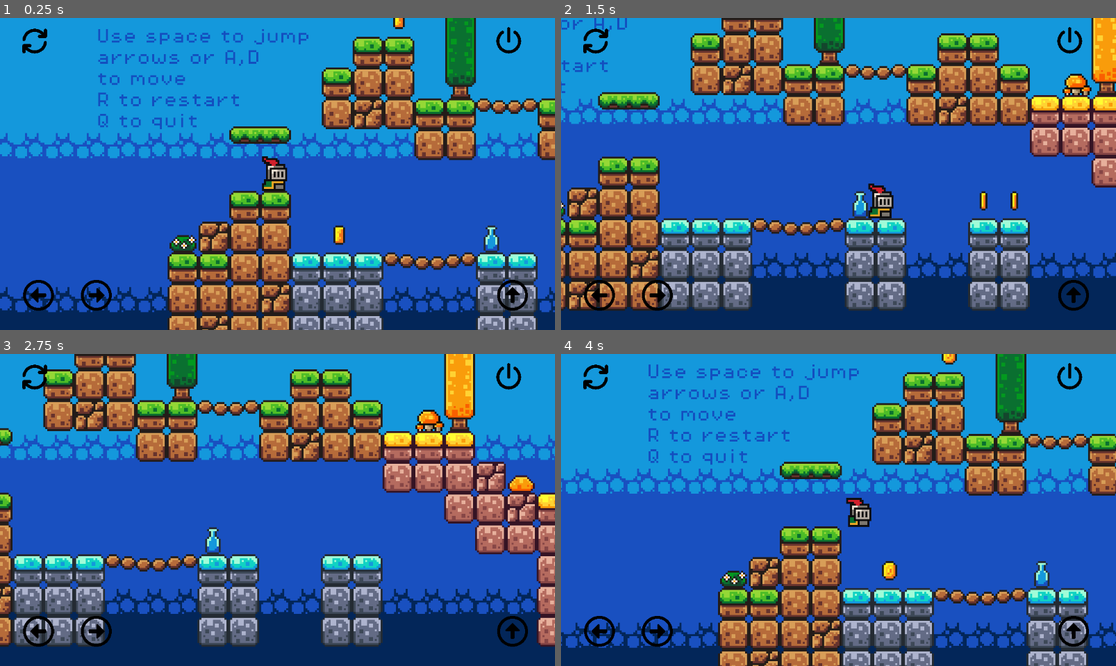
Above: before the commit, frames 1-4 (two rows, left to right).
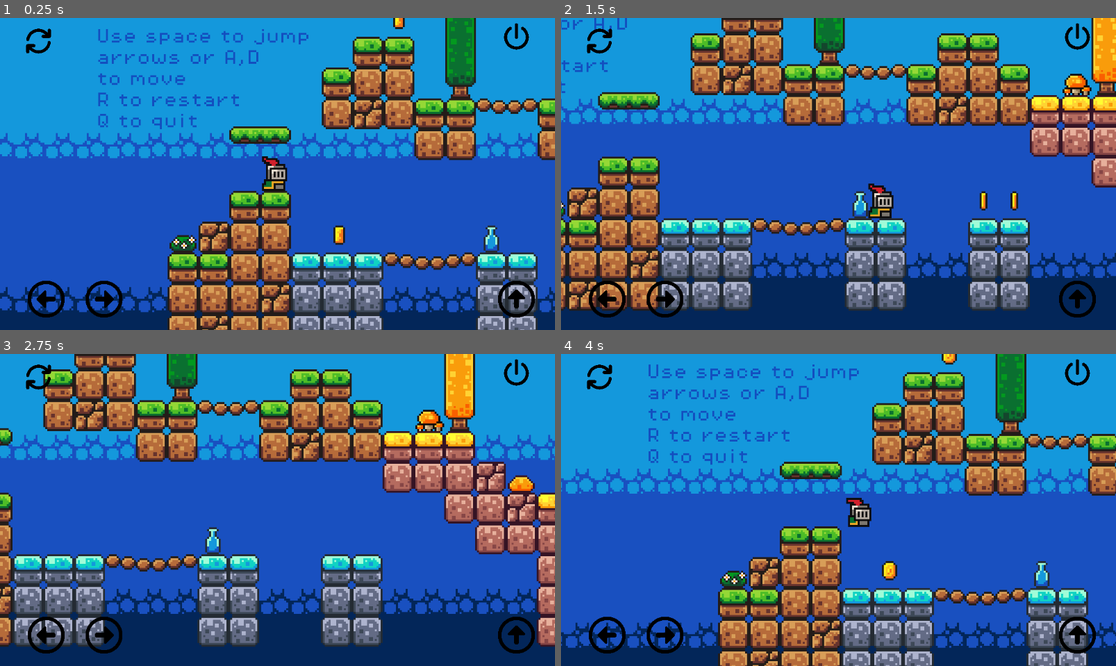
Above: after the commit, the same moments.

Repository: fillumina/brickjumper
Game: Godot game, scene res://scenes/game.tscn
Same seed, same stepped clock (60 frames per second), same inputs: the game is played once before the commit and once after it.
Inputs:
- Up to frame 1 (0.25 s): no input
- Up to frame 2 (1.5 s): hold Right (move_right) from 0.53 s (still down); tap Space (jump) at 0.77 s
- Up to frame 3 (2.75 s): tap Space (jump) at 1.52 s; release Right (move_right) at 2.03 s; hold Left (move_left) from 2.03 s (still down)
- Up to frame 4 (4 s): release Left (move_left) at 2.78 s; hold Right (move_right) from 2.78 s (still down); tap Space (jump) at 3.02, 3.77 s

The runs differ from the first frame. In frame 1, 1.7% of the frame differs, in the area x 4-97%, y 1-96%; in frame 2, 1.7%; in frame 3, 1.7%; in frame 4, 1.7%.

Commit message:
fix not working buttons

Diff:
--- a/project.godot
+++ b/project.godot
@@ -52,6 +52,11 @@
 ]
 }
 
+[input_devices]
+
+pointing/emulate_touch_from_mouse=true
+pointing/emulate_mouse_from_touch=false
+
 [rendering]
 
 textures/canvas_textures/default_texture_filter=0
--- a/scenes/on_screen_controls.tscn
+++ b/scenes/on_screen_controls.tscn
@@ -18,35 +18,16 @@
 size_flags_vertical = 3
 
 [node name="LeftButton" type="TouchScreenButton" parent="BottomLeft"]
-action = "left"
-
-[node name="TextureRect" type="TextureRect" parent="BottomLeft/LeftButton"]
-anchors_preset = 2
-anchor_top = 1.0
-anchor_bottom = 1.0
-offset_left = 40.0
-offset_top = -112.0
-offset_right = 120.0
-offset_bottom = -32.0
-grow_vertical = 0
-texture = ExtResource("1_y2wt4")
-expand_mode = 1
-stretch_mode = 4
+position = Vector2(48, -112)
+scale = Vector2(0.15, 0.15)
+texture_normal = ExtResource("1_y2wt4")
+action = "move_left"
 
 [node name="RightButton" type="TouchScreenButton" parent="BottomLeft"]
-action = "right"
-
-[node name="TextureRect" type="TextureRect" parent="BottomLeft/RightButton"]
-anchors_preset = 2
-anchor_top = 1.0
-anchor_bottom = 1.0
-offset_left = 160.0
-offset_top = -112.0
-offset_right = 240.0
-offset_bottom = -32.0
-grow_vertical = 0
-texture = ExtResource("2_is244")
-expand_mode = 1
+position = Vector2(168, -112)
+scale = Vector2(0.15, 0.15)
+texture_normal = ExtResource("2_is244")
+action = "move_right"
 
 [node name="BottomRight" type="Control" parent="."]
 layout_mode = 3
@@ -61,22 +42,10 @@
 size_flags_vertical = 3
 
 [node name="JumpButton" type="TouchScreenButton" parent="BottomRight"]
+position = Vector2(-128, -112)
+scale = Vector2(0.15, 0.15)
+texture_normal = ExtResource("3_5j5o8")
 action = "jump"
-
-[node name="TextureRect" type="TextureRect" parent="BottomRight/JumpButton"]
-anchors_preset = 3
-anchor_left = 1.0
-anchor_top = 1.0
-anchor_right = 1.0
-anchor_bottom = 1.0
-offset_left = -128.0
-offset_top = -112.0
-offset_right = -48.0
-offset_bottom = -32.0
-grow_horizontal = 0
-grow_vertical = 0
-texture = ExtResource("3_5j5o8")
-expand_mode = 1
 
 [node name="TopLeft" type="Control" parent="."]
 layout_mode = 3
@@ -85,15 +54,10 @@
 size_flags_vertical = 3
 
 [node name="RestartButton" type="TouchScreenButton" parent="TopLeft"]
+position = Vector2(48, 16)
+scale = Vector2(0.1, 0.1)
+texture_normal = ExtResource("4_3s5lq")
 action = "restart"
-
-[node name="TextureRect" type="TextureRect" parent="TopLeft/RestartButton"]
-offset_left = 40.0
-offset_top = 16.0
-offset_right = 104.0
-offset_bottom = 80.0
-texture = ExtResource("4_3s5lq")
-expand_mode = 1
 
 [node name="TopRight" type="Control" parent="."]
 layout_mode = 3
@@ -105,15 +69,7 @@
 size_flags_vertical = 3
 
 [node name="QuitButton" type="TouchScreenButton" parent="TopRight"]
+position = Vector2(-112, 8)
+scale = Vector2(0.1, 0.1)
+texture_normal = ExtResource("5_47wld")
 action = "quit"
-
-[node name="TextureRect" type="TextureRect" parent="TopRight/QuitButton"]
-anchors_preset = 10
-anchor_right = 1.0
-offset_left = -128.0
-offset_top = 16.0
-offset_right = -64.0
-offset_bottom = 80.0
-grow_horizontal = 2
-texture = ExtResource("5_47wld")
-expand_mode = 1
Not shown, removed: docs/index.apple-touch-icon.png.import
Not shown, removed: docs/index.icon.png.import
Not shown, removed: docs/index.png.import
Not shown, changed: docs/index.html
Not shown, changed: docs/index.pck
